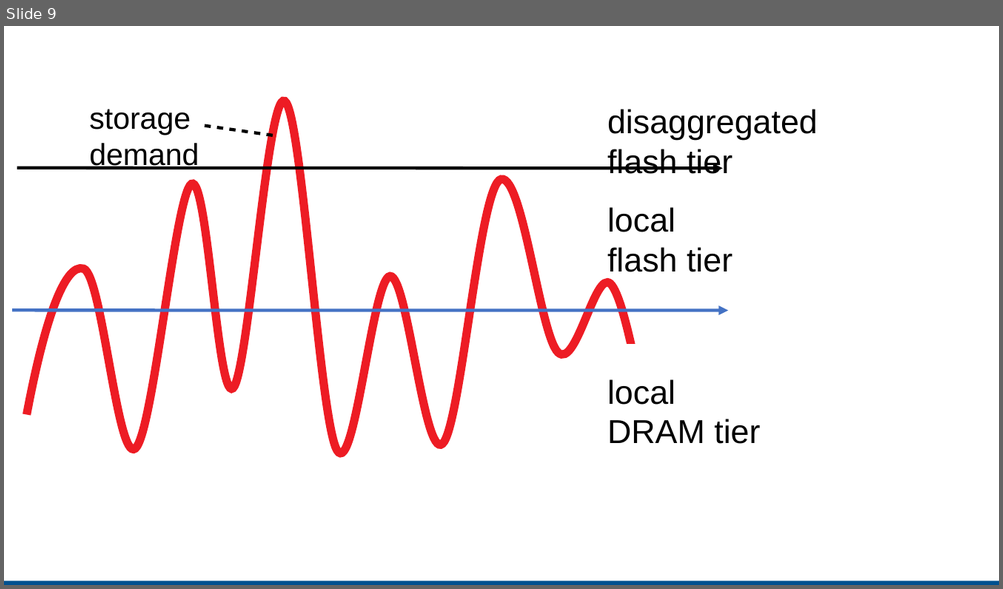
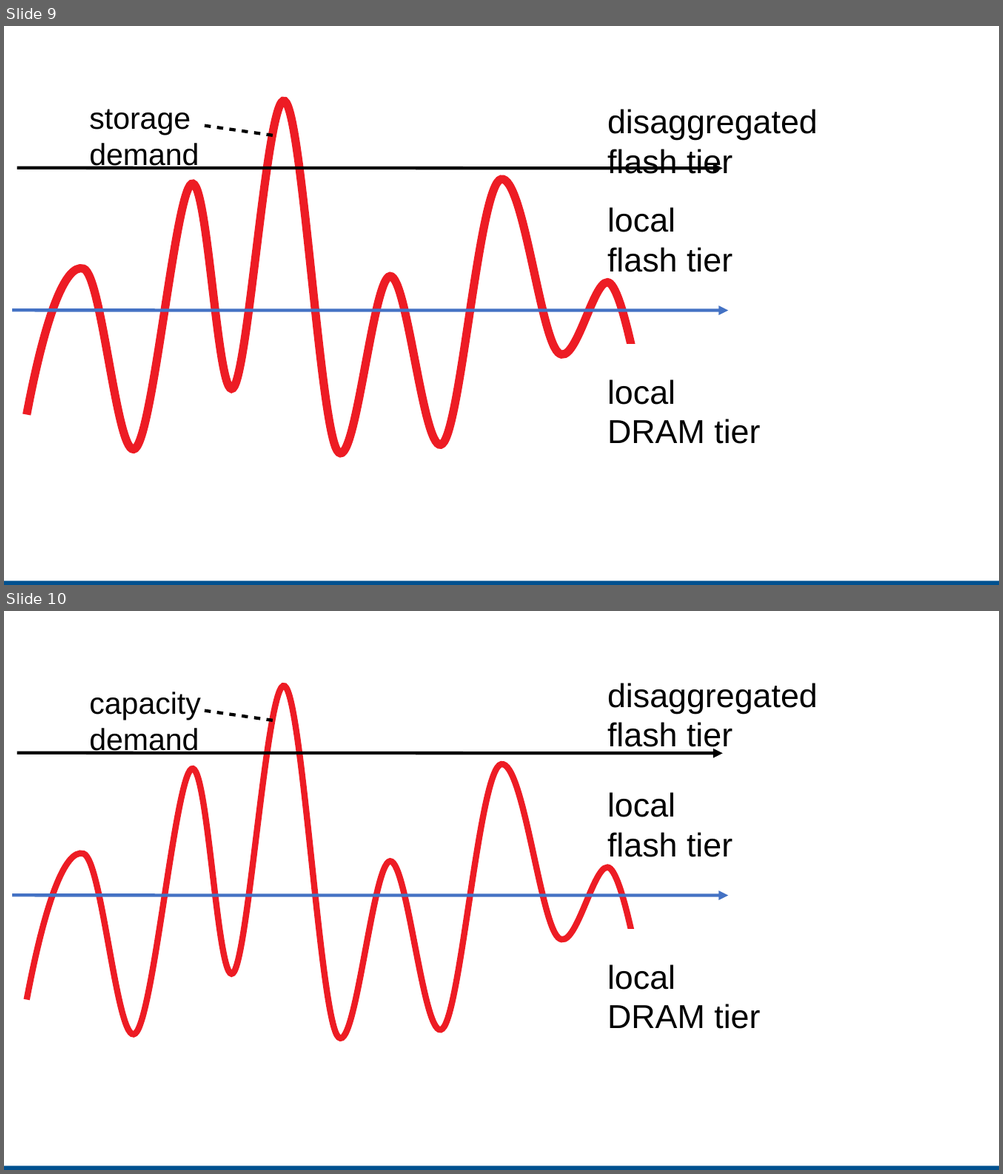
Before and after one commit to patrickstuedi/incubator-crail-website, a slide deck: site/_plots/blog/deployment/figures.odp. Shown one above the other, each under a label of ours: slide 9 before the commit, slides 9 and 10 after it. The pictures are 1003x589 and 1003x1174 pixels, drawn with LibreOffice and Linux fonts; fonts in the diff are those of the drawing. Boxes give left, top, right and bottom in pixels: in the first picture for what was removed or moved away, otherwise in the second. Text is boxed around its words. In the diff, an @@ line names an element or a change of style, - is before the commit and + after.

```diff
--- a/site/_plots/blog/deployment/figures.odp
+++ b/site/_plots/blog/deployment/figures.odp
@@ slide 10 added at (x1=4, y1=611, x2=999, y2=1170), background #FFFFFF; not listed: 1 template element that a slide beside it also shows @@
@@ freeform shape added at (x1=27, y1=686, x2=651, y2=1039), outline #ED1C24 4.51 pt @@
@@ text added at (x1=89, y1=692, x2=200, y2=755), 22 pt, text #000000 @@
+capacity
+demand
@@ text added at (x1=607, y1=683, x2=817, y2=753), 24 pt, text #000000 @@
+disaggregated
+flash tier
@@ line added from (273, 721) to (203, 710), #000000 2.3 pt @@
@@ arrow added from (17, 753) to (722, 753), #000000 2.3 pt @@
@@ text added at (x1=607, y1=792, x2=732, y2=857), 24 pt, text #000000 @@
+local
+flash tier
@@ arrow added from (12, 895) to (728, 895), #4472C4 2.3 pt @@
@@ rectangle added at (x1=600, y1=929, x2=710, y2=1028), fill #FFFFFF @@
@@ text added at (x1=607, y1=965, x2=760, y2=1029), 24 pt, text #000000 @@
+local
+DRAM tier
```
Also in this commit, not shown: 2 other files.
